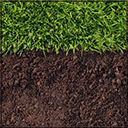
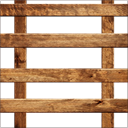
Two versions of the same layered image (128×128). Layer-by-layer changes:
hid "Слой 2 копия" over (x1=0, y1=0, x2=128, y2=128)
added layer "tile-00 50%" (50%) above "tile-00 100%" over (x1=0, y1=0, x2=128, y2=128)
added layer "Слой 8" above "tile-02" over (x1=0, y1=0, x2=128, y2=128)
renamed "Слой 1" to "tile-01", hid it over (x1=0, y1=0, x2=128, y2=128)
